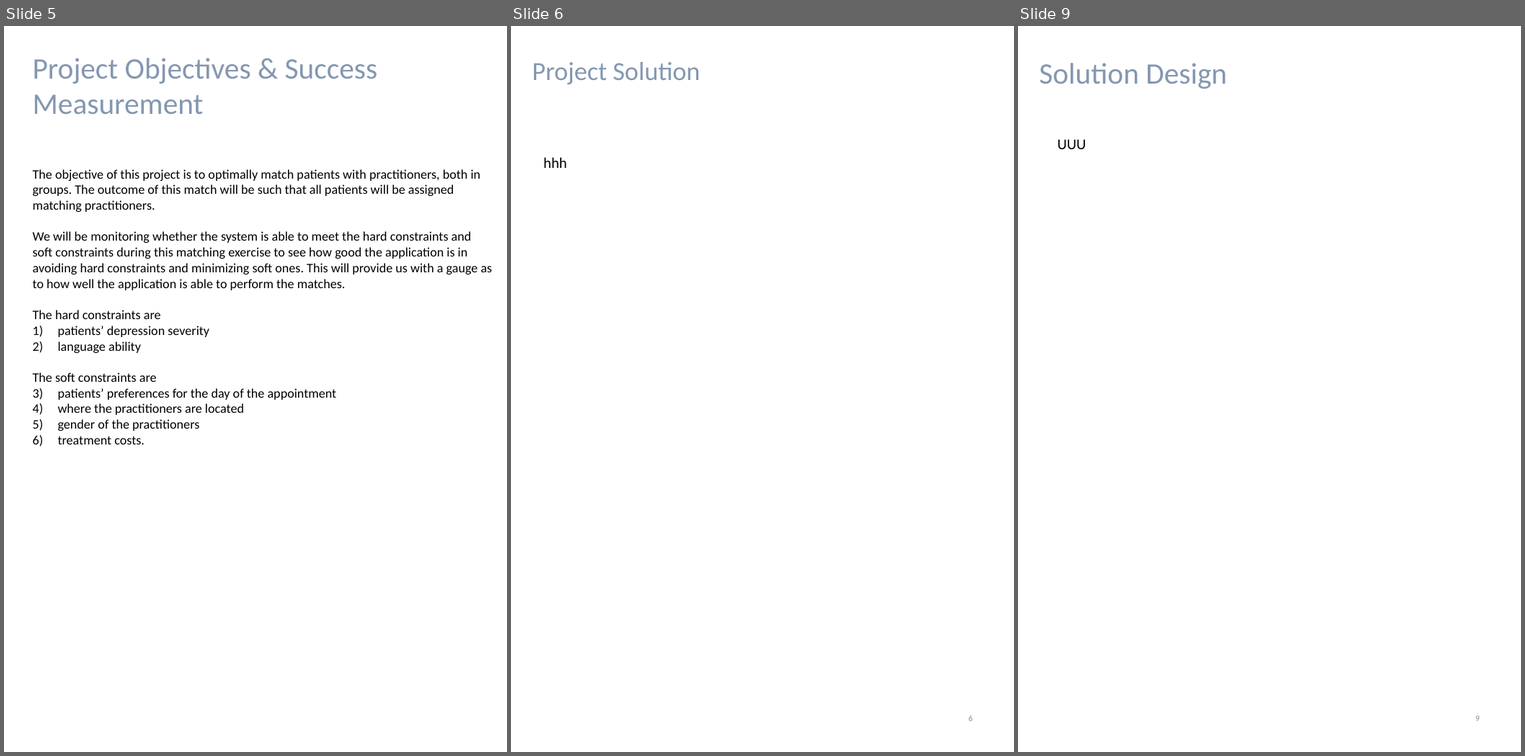
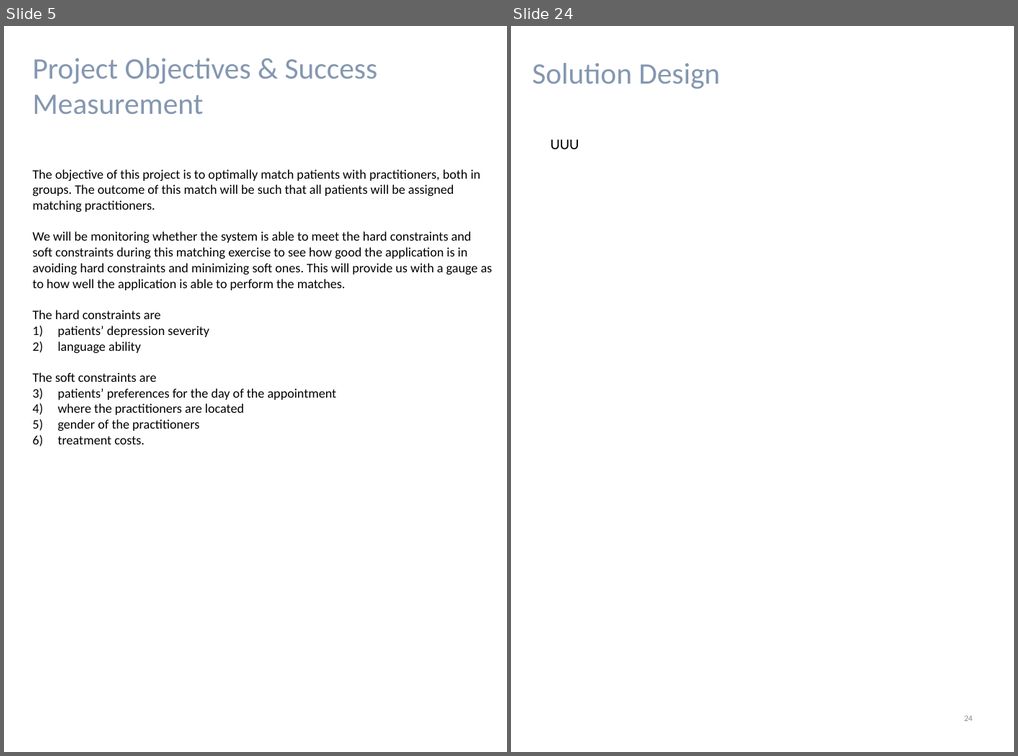
Before and after one commit to francis-han/IRS-RS-2019-03-09-IS1PT-GRP-Pepper-PatientMatchingSystem, a slide deck: WorkingFolder/Project Report.pptx. Shown side by side, each under a label of ours: slides 5, 6 and 9 before the commit, slides 5 and 24 after it; the slides between them are not shown. The pictures are 1525x756 and 1018x756 pixels, drawn with LibreOffice and Linux fonts; fonts in the diff are those of the drawing. Boxes give left, top, right and bottom in pixels: in the first picture for what was removed or moved away, otherwise in the second. Text is boxed around its words. In the diff, an @@ line names an element or a change of style, - is before the commit and + after.

```diff
--- a/WorkingFolder/Project Report.pptx
+++ b/WorkingFolder/Project Report.pptx
@@ slide 6 removed at bbox=[511, 26, 1014, 752], background #FFFFFF @@
@@ text removed at bbox=[532, 62, 700, 84] @@
-Project Solution
@@ text removed at bbox=[543, 157, 566, 168] @@
-hhh
@@ page number removed at bbox=[968, 715, 973, 721] @@
-6
@@ what was slide 9 is now slide 24 @@
@@ page number at bbox=[964, 715, 973, 721]: text changed @@
-9
+24
```
Also in this commit, not shown: 2 slides changed, 17 slides added, 2 other slides removed.
